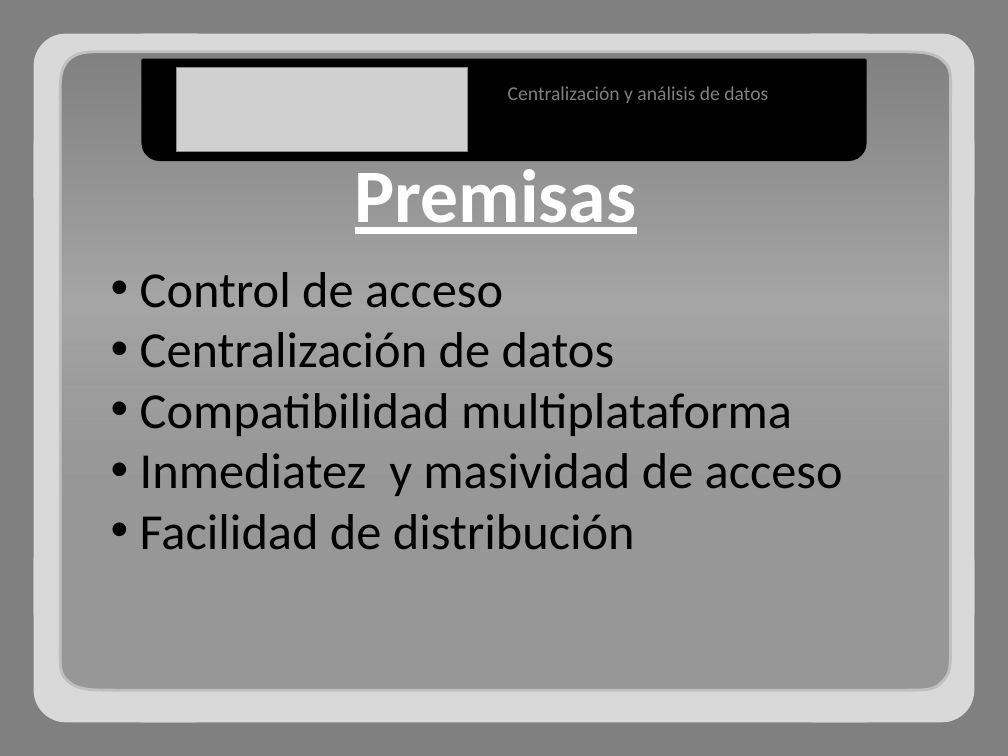
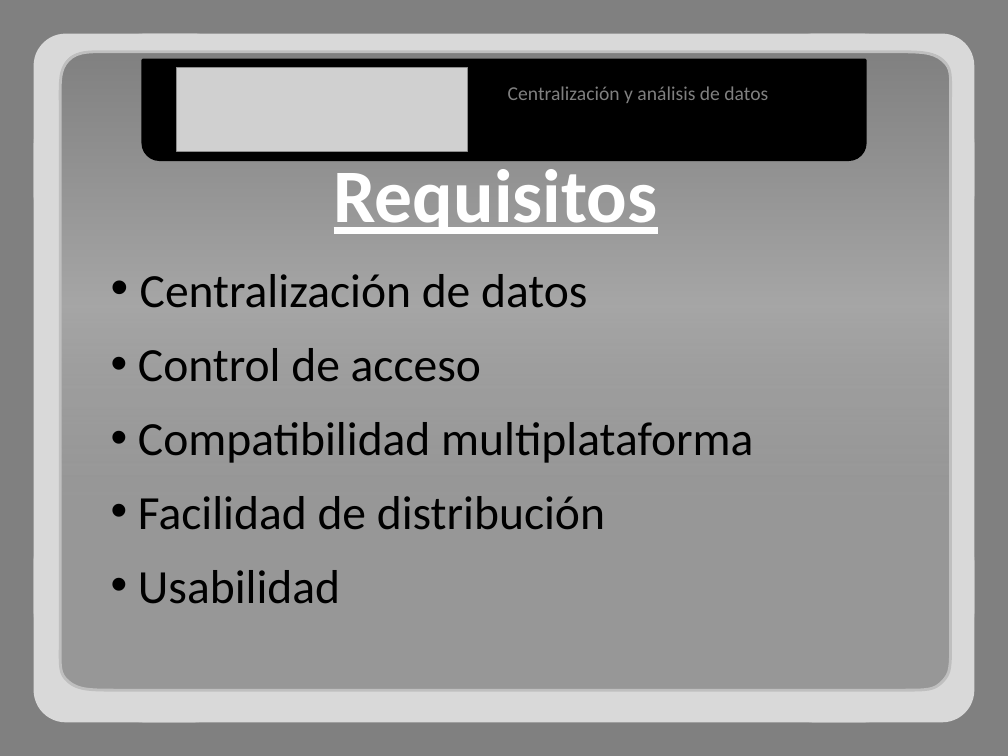
Before and after one commit to adrianachelotti/tallerdesarrollo1ero2011, a slide deck: slide 2 of Presentacion/Tecnica/Presentacion Tecnica.pptx. Drawn at 1008x756 pixels with LibreOffice and Linux fonts; fonts in the diff are those of the drawing; grey boxes stand for pictures. Boxes give left, top, right and bottom in pixels: in the first picture for what was removed or moved away, otherwise in the second. Text is boxed around its words. In the diff, an @@ line names an element or a change of style, - is before the commit and + after.

```diff
--- a/Presentacion/Tecnica/Presentacion Tecnica.pptx
+++ b/Presentacion/Tecnica/Presentacion Tecnica.pptx
@@ text at (334, 160, 658, 234): text changed @@
-Premisas
+Requisitos
@@ text at (140, 274, 587, 308): paragraph added @@
+• Centralización de datos
@@ text at (138, 348, 753, 530): size 36 to 34 pt in "Control de acceso", "Compatibilidad multiplataforma", "Facilidad de distribución"; more space between paragraphs @@
@@ text at (140, 332, 615, 368): paragraph removed @@
-• Centralización de datos
@@ text at (140, 453, 843, 496): paragraph removed @@
-• Inmediatez y masividad de acceso
@@ text at (138, 570, 340, 604): paragraph added @@
+• Usabilidad
```
Also in this commit, not shown: 9 other slides changed, 2 slides removed, 1 other file.
